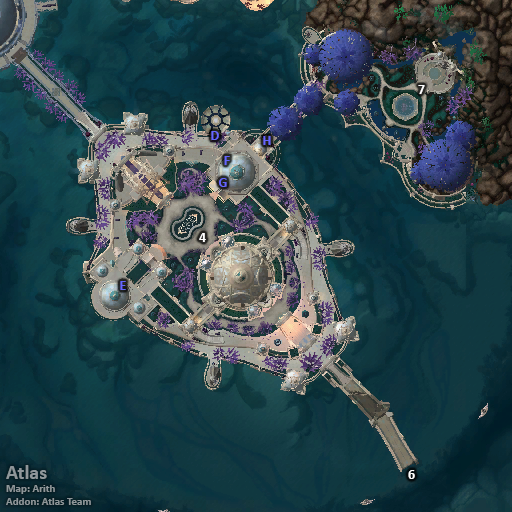
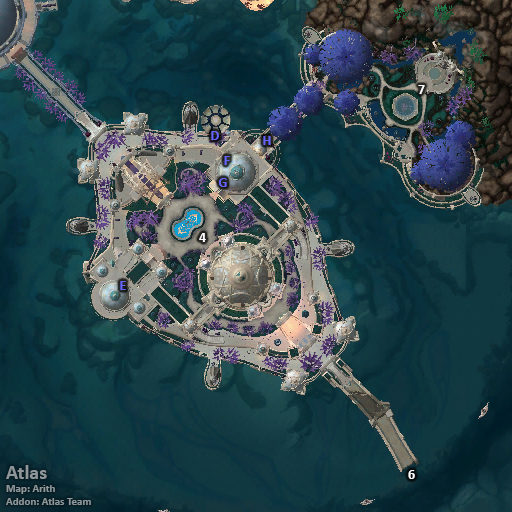
Before/after of a w=512, h=512 layered artwork. What changed in the layer stack:
added layer "Layer 3" above "Layer 2" over box(0, 0, 512, 512)
hid "Layer 2" over box(0, 0, 512, 512)
